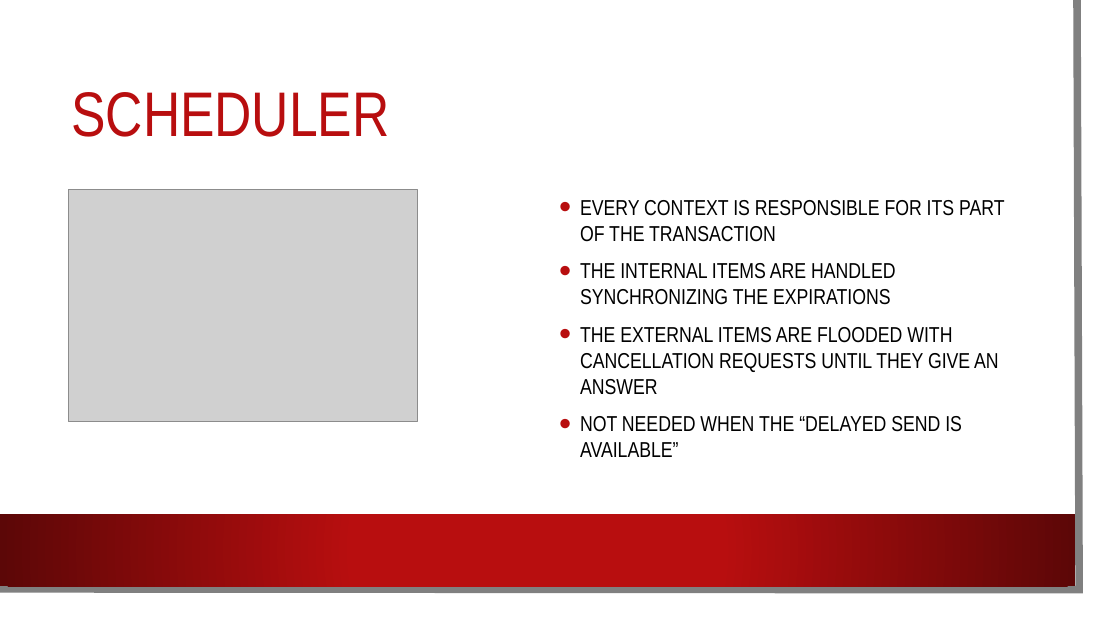
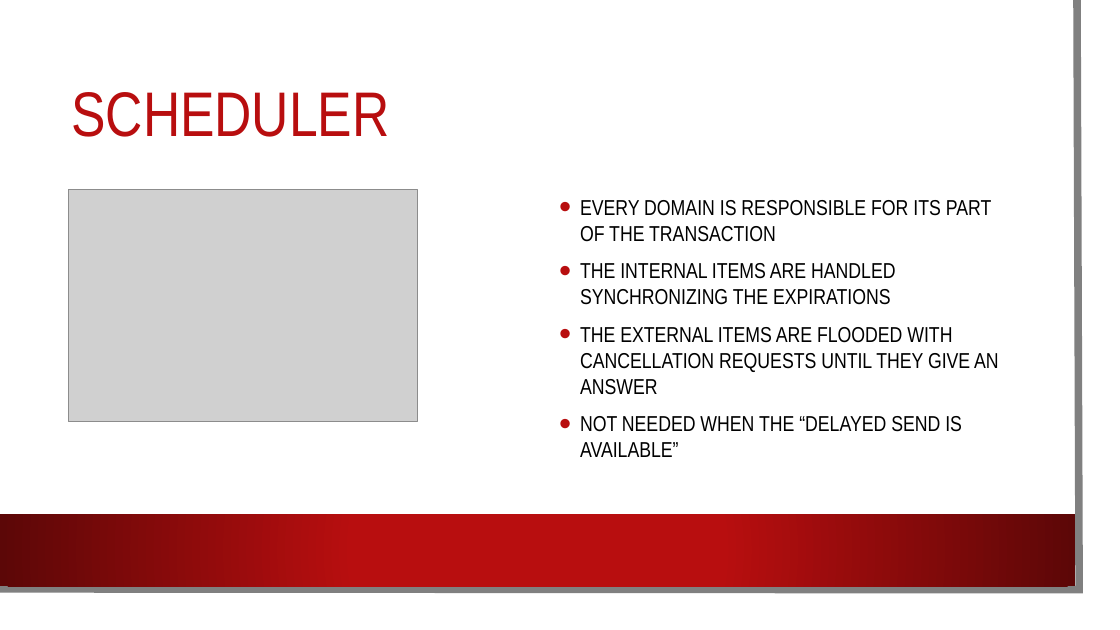
Before and after one commit to kendarorg/CQRS101, a slide deck: slide 12 of CQRS 1O1.pptx. Drawn at 1120x630 pixels with LibreOffice and Linux fonts; fonts in the diff are those of the drawing; grey boxes stand for pictures; background and template pictures are left out. Boxes give left, top, right and bottom in pixels: in the first picture for what was removed or moved away, otherwise in the second. Text is boxed around its words. In the diff, an @@ line names an element or a change of style, - is before the commit and + after.

```diff
--- a/CQRS 1O1.pptx
+++ b/CQRS 1O1.pptx
@@ text at (x1=580, y1=200, x2=992, y2=242): text changed @@
-• EVERY CONTEXT IS RESPONSIBLE FOR ITS PART OF THE TRANSACTION
+• EVERY DOMAIN IS RESPONSIBLE FOR ITS PART OF THE TRANSACTION
```
Also in this commit, not shown: 4 other slides changed, 2 other files.
